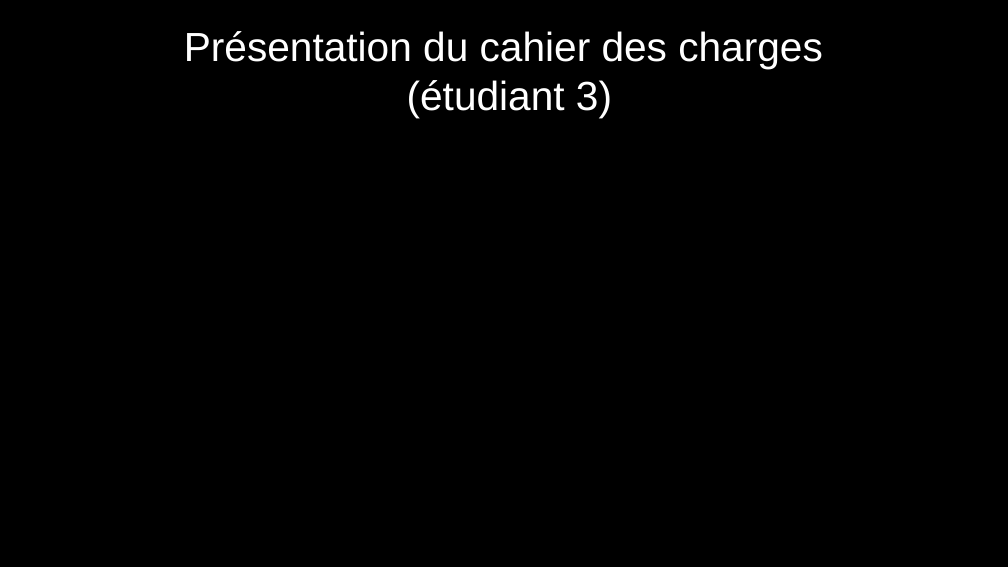
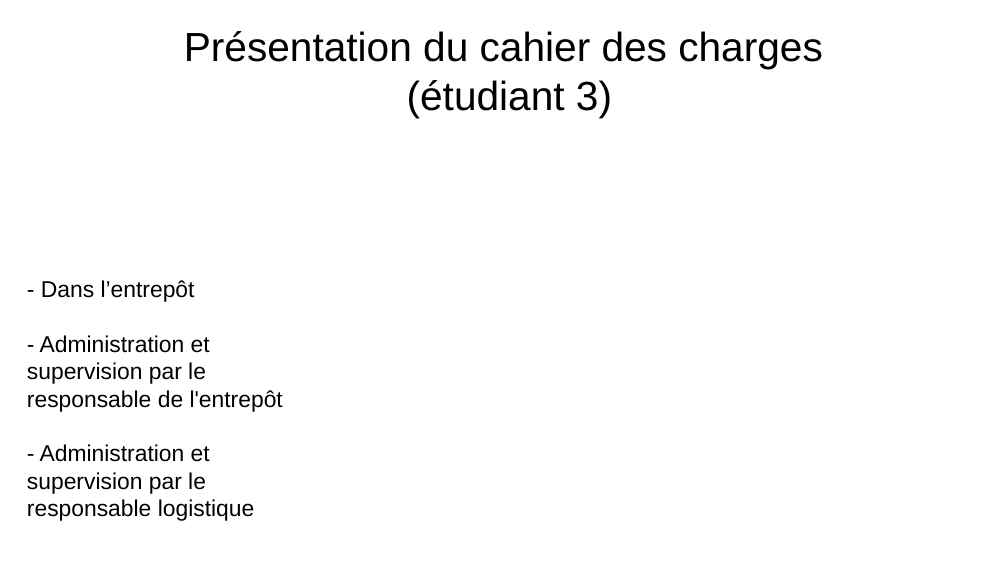
Before and after one commit to Gabin221/Tracking-BLE-documents, a slide deck: slide 3 of Revues/Revues1/presentation_yahya_andrea_gabin.odp (slide 4 before the commit). Drawn at 1008x567 pixels with LibreOffice and Linux fonts; fonts in the diff are those of the drawing. Boxes give left, top, right and bottom in pixels: in the first picture for what was removed or moved away, otherwise in the second. Text is boxed around its words. In the diff, an @@ line names an element or a change of style, - is before the commit and + after.

```diff
--- a/Revues/Revues1/presentation_yahya_andrea_gabin.odp
+++ b/Revues/Revues1/presentation_yahya_andrea_gabin.odp
@@ background #000000 to #FFFFFF @@
@@ title "Présentation du cahier des charges ..." at <box>184,31,823,118</box>: text colour #FFFFFF to #000000 @@
@@ text added at <box>27,280,283,521</box>, 18 pt, text #000000 @@
+- Dans l’entrepôt
+- Administration et supervision par le responsable de l'entrepôt
+- Administration et supervision par le responsable logistique
```
Also in this commit, not shown: 19 other slides changed, 2 slides removed, 1 other file.
